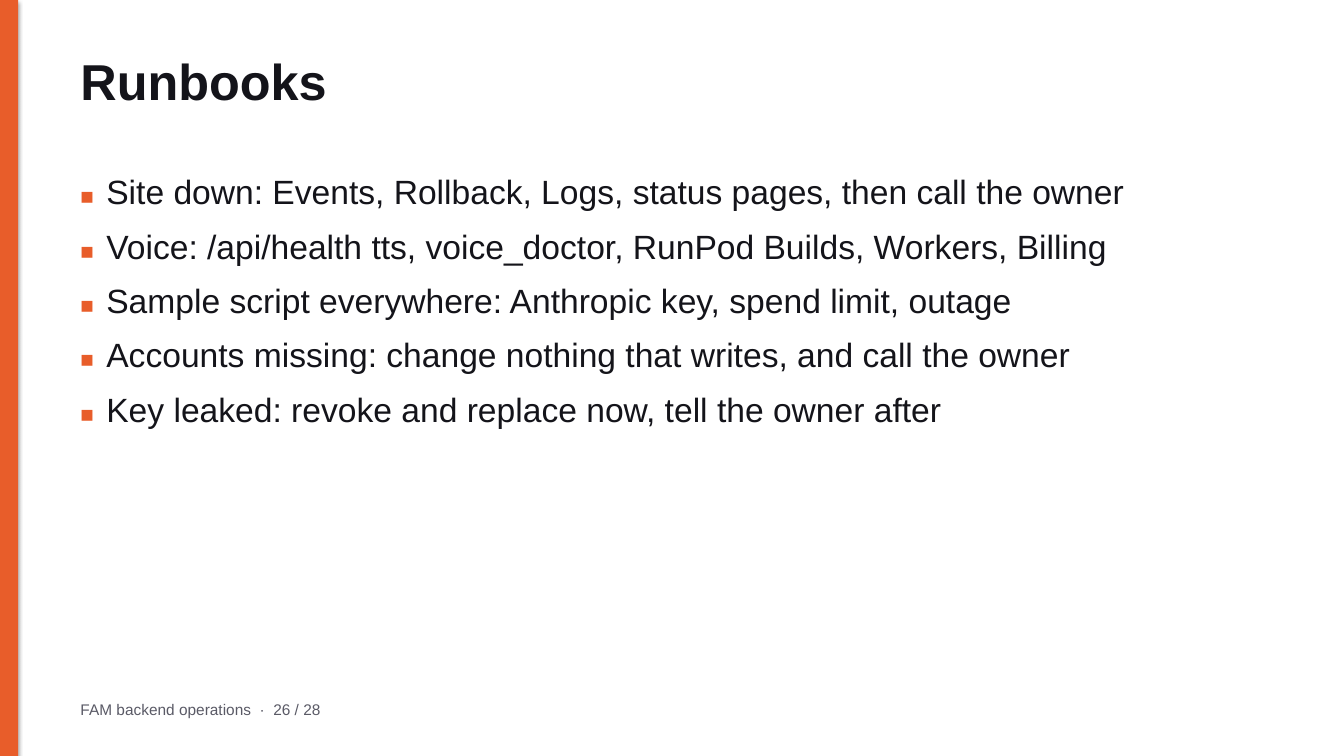
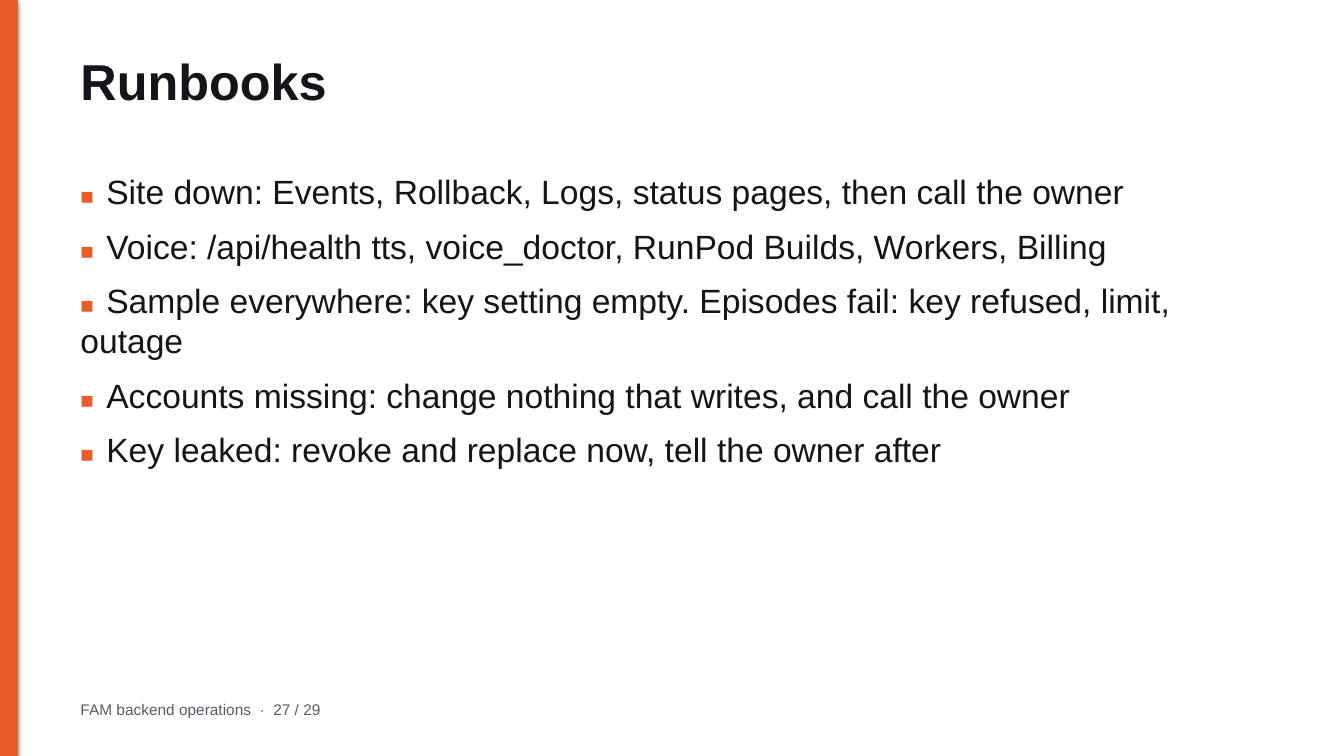
Before and after one commit to tjweingart-byte/FAM, a slide deck: slide 27 of docs/operations/FAM_Backend_Operations.pptx (slide 26 before the commit). Drawn at 1344x756 pixels with LibreOffice and Linux fonts; fonts in the diff are those of the drawing. Boxes give left, top, right and bottom in pixels: in the first picture for what was removed or moved away, otherwise in the second. Text is boxed around its words. In the diff, an @@ line names an element or a change of style, - is before the commit and + after.

```diff
--- a/docs/operations/FAM_Backend_Operations.pptx
+++ b/docs/operations/FAM_Backend_Operations.pptx
@@ text at (80,288,1170,360): text changed @@
-■ Sample script everywhere: Anthropic key, spend limit, outage
+■ Sample everywhere: key setting empty. Episodes fail: key refused, limit, outage
@@ text at (80,704,320,718): text changed @@
-FAM backend operations · 26 / 28
+FAM backend operations · 27 / 29
```
Also in this commit, not shown: 26 other slides changed, 1 slide added, 15 other files.
